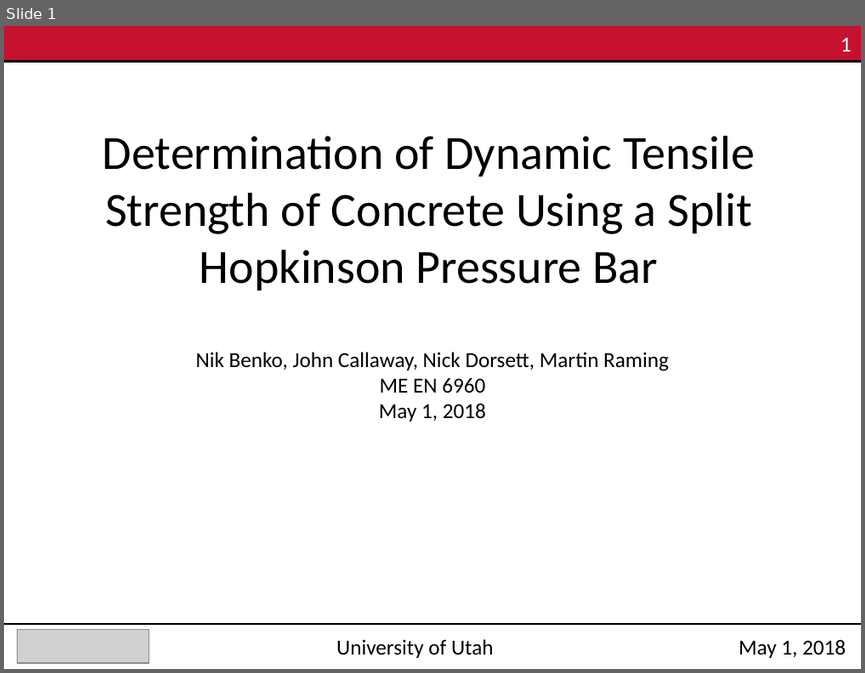
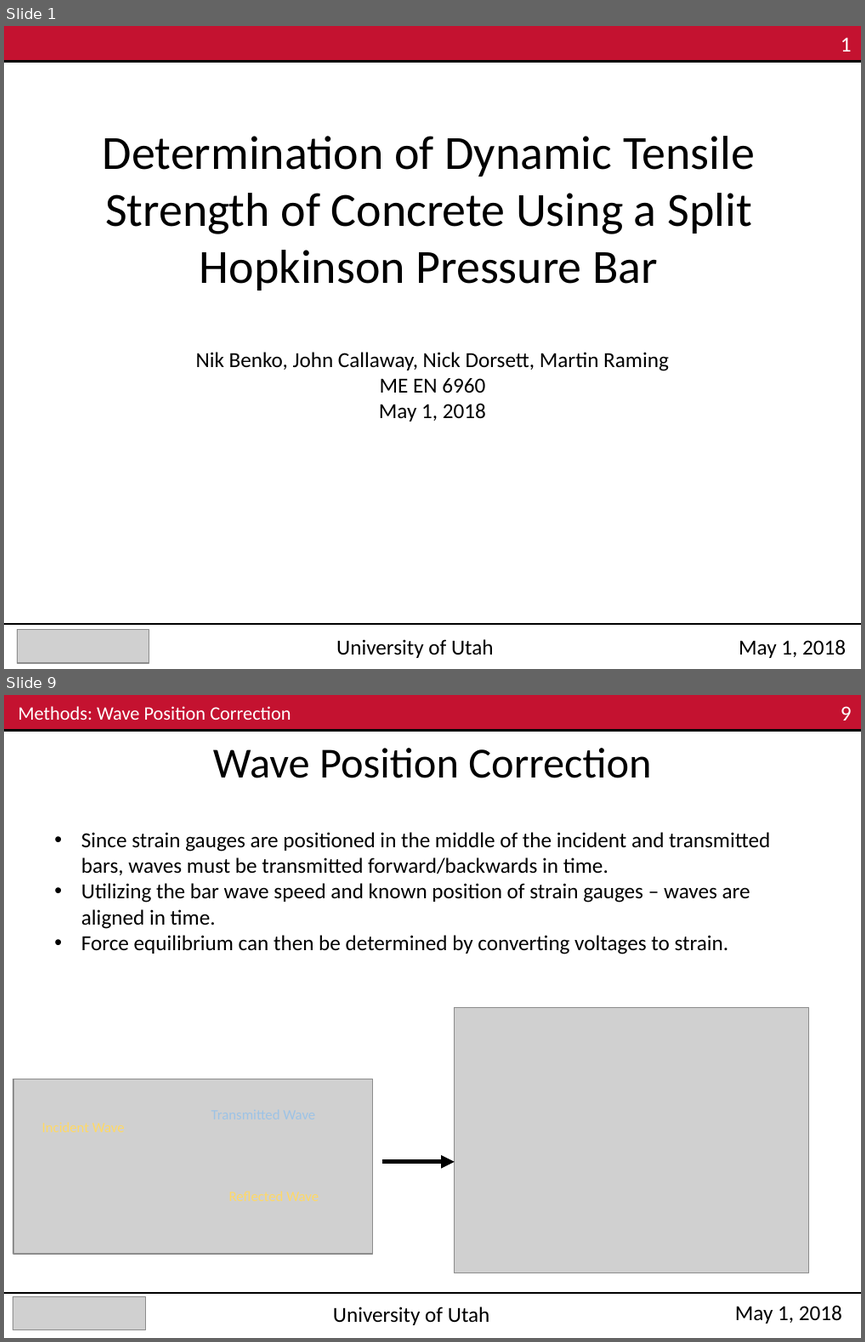
Before and after one commit to Mar-ten/PMAA_Fracture, a slide deck: ME EN 6960_Group4_Exp3.pptx. Shown one above the other, each under a label of ours: slide 1 before the commit, slides 1 and 9 after it; the slides between them are not shown. The pictures are 865x673 and 865x1342 pixels, drawn with LibreOffice and Linux fonts; fonts in the diff are those of the drawing; grey boxes stand for pictures. Boxes give left, top, right and bottom in pixels: in the first picture for what was removed or moved away, otherwise in the second. Text is boxed around its words. In the diff, an @@ line names an element or a change of style, - is before the commit and + after.

```diff
--- a/ME EN 6960_Group4_Exp3.pptx
+++ b/ME EN 6960_Group4_Exp3.pptx
@@ slide 9 added at (4,695,861,1338), background #FFFFFF @@
@@ rectangle added at (4,695,861,730), fill #C41230 @@
@@ text added at (18,706,290,720), 16 pt, text #FFFFFF @@
+Methods: Wave Position Correction
@@ text added at (840,706,851,721), 18 pt, text #FFFFFF @@
+9
@@ line added from (4, 730) to (861, 730), #000000 2 pt @@
@@ text added at (213,748,651,778), 36 pt, text #000000 @@
+Wave Position Correction
@@ text added at (81,832,770,954), 18 pt, text #000000 @@
+• Since strain gauges are positioned in the middle of the incident and transmitted bars, waves must be transmitted forward/backwards in time.
+• Utilizing the bar wave speed and known position of strain gauges – waves are aligned in time.
+• Force equilibrium can then be determined by converting voltages to strain.
@@ picture added at (454,1007,810,1272) @@
@@ picture added at (13,1078,372,1253) @@
@@ arrow added from (382, 1161) to (454, 1161), #000000 3.75 pt @@
@@ line added from (4, 1293) to (861, 1293), #000000 1 pt @@
@@ picture added at (13,1297,145,1330) @@
@@ text added at (333,1306,490,1325), 18 pt, text #000000 @@
+University of Utah
@@ text added at (735,1304,842,1323), 18 pt, text #000000 @@
+May 1, 2018
```
Also in this commit, not shown: 12 other slides added, 9 slides removed.
